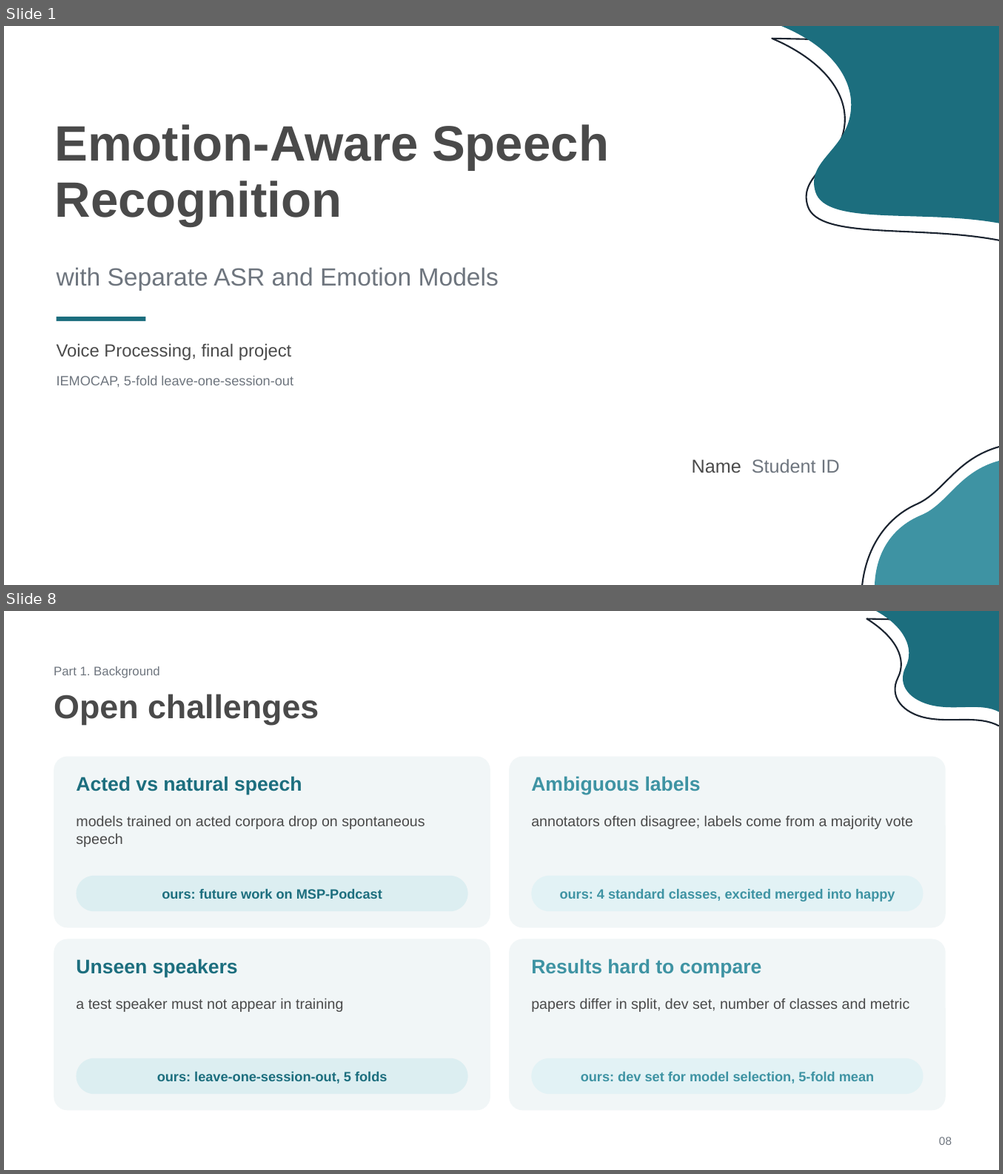
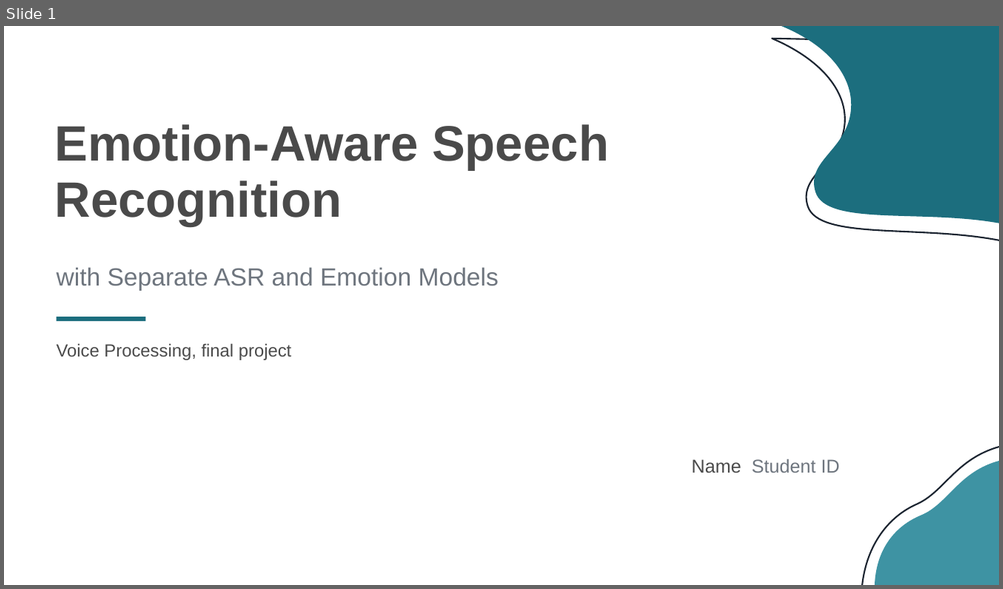
Before and after one commit to jasonhoang6201/vp-ser, a slide deck: paper-review/slides/eaasr-slides.pptx. Shown one above the other, each under a label of ours: slides 1 and 8 before the commit, slide 1 after it; the slides between them are not shown. The pictures are 1003x1174 and 1003x589 pixels, drawn with LibreOffice and Linux fonts; fonts in the diff are those of the drawing. Boxes give left, top, right and bottom in pixels: in the first picture for what was removed or moved away, otherwise in the second. Text is boxed around its words. In the diff, an @@ line names an element or a change of style, - is before the commit and + after.

```diff
--- a/paper-review/slides/eaasr-slides.pptx
+++ b/paper-review/slides/eaasr-slides.pptx
@@ slide 8 removed at [4, 611, 999, 1170], background #FFFFFF @@
@@ freeform shape removed at [867, 618, 999, 726] @@
@@ freeform shape removed at [876, 611, 999, 712] @@
@@ text removed at [54, 667, 160, 678] @@
-Part 1. Background
@@ text removed at [54, 694, 318, 725] @@
-Open challenges
@@ rounded rectangle removed at [54, 757, 490, 928] @@
@@ rounded rectangle removed at [509, 757, 945, 928] @@
@@ text removed at [76, 776, 301, 795] @@
-Acted vs natural speech
@@ text removed at [531, 776, 700, 795] @@
-Ambiguous labels
@@ text removed at [76, 816, 424, 847] @@
-models trained on acted corpora drop on spontaneous speech
@@ text removed at [531, 816, 913, 829] @@
-annotators often disagree; labels come from a majority vote
@@ rounded rectangle removed at [77, 876, 468, 911] @@
-ours: future work on MSP-Podcast
@@ rounded rectangle removed at [532, 876, 923, 911] @@
-ours: 4 standard classes, excited merged into happy
@@ rounded rectangle removed at [54, 940, 490, 1111] @@
@@ rounded rectangle removed at [509, 940, 945, 1111] @@
@@ text removed at [76, 959, 238, 977] @@
-Unseen speakers
@@ text removed at [531, 959, 762, 977] @@
-Results hard to compare
@@ text removed at [76, 999, 343, 1012] @@
-a test speaker must not appear in training
@@ text removed at [531, 999, 909, 1012] @@
-papers differ in split, dev set, number of classes and metric
@@ rounded rectangle removed at [77, 1059, 468, 1094] @@
-ours: leave-one-session-out, 5 folds
@@ rounded rectangle removed at [532, 1059, 923, 1094] @@
-ours: dev set for model selection, 5-fold mean
@@ text removed at [939, 1137, 951, 1145] @@
-08
@@ slide 1 changed as well @@
@@ text removed at [57, 376, 293, 387] @@
-IEMOCAP, 5-fold leave-one-session-out
```
Also in this commit, not shown: 13 other slides changed, 5 slides added, 6 other slides removed, 18 other files.
